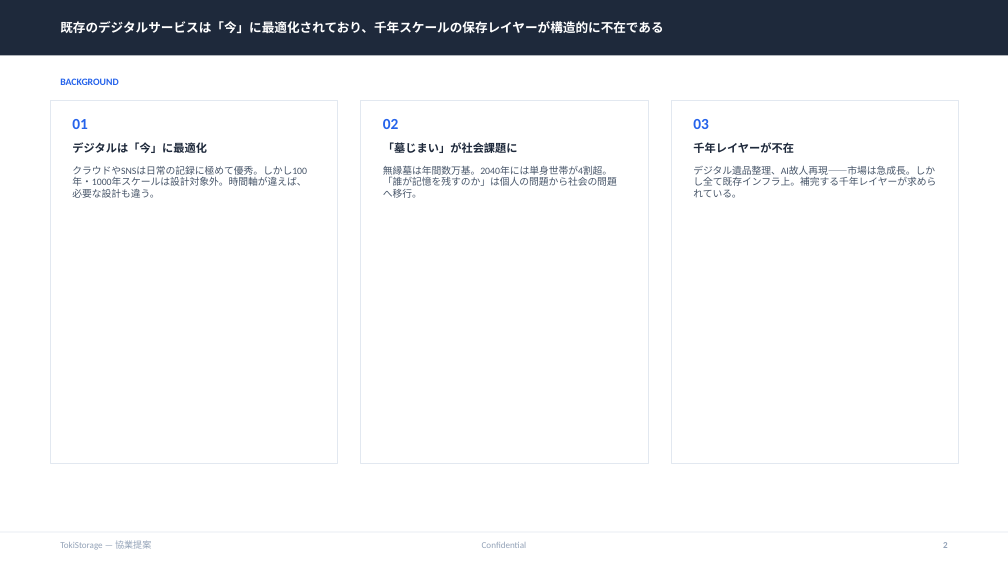
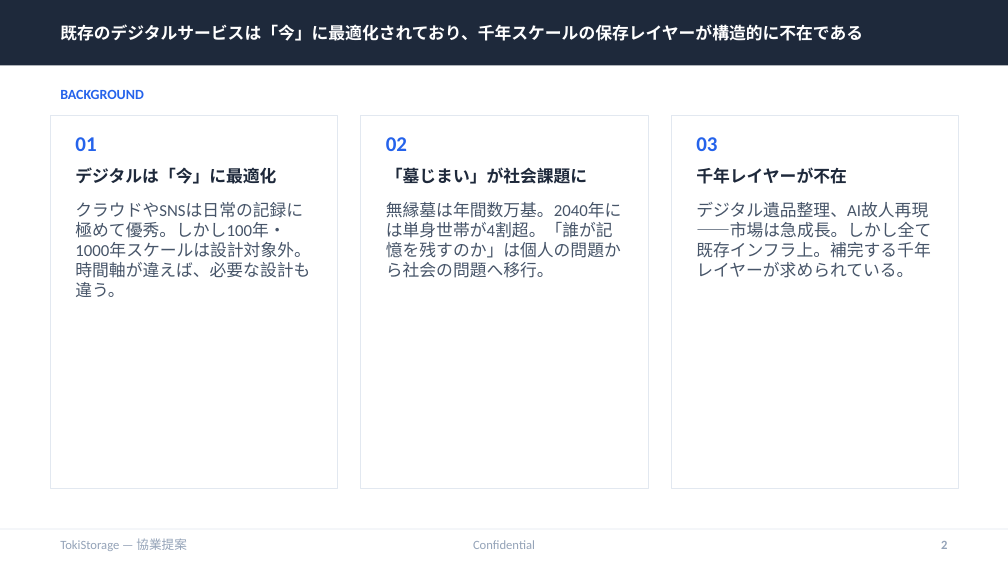
Before and after one commit to timeless-residents/pearlmemorial, a slide deck: slide 2 of toki/tokistorage-partnership-deck.pptx. Drawn at 1008x567 pixels with LibreOffice and Linux fonts; fonts in the diff are those of the drawing. Boxes give left, top, right and bottom in pixels: in the first picture for what was removed or moved away, otherwise in the second. Text is boxed around its words. In the diff, an @@ line names an element or a change of style, - is before the commit and + after.

```diff
--- a/toki/tokistorage-partnership-deck.pptx
+++ b/toki/tokistorage-partnership-deck.pptx
@@ rectangle: place and size @@
-rectangle at box(0, 0, 1008, 55)
+rectangle at box(0, 0, 1008, 66)
@@ text "既存のデジタルサービスは「今」に最適化されており、千年スケールの保存レイヤーが構造的に不在である" at box(60, 24, 863, 41): size 9 to 12 pt @@
@@ text "BACKGROUND": place and size @@
-text "BACKGROUND" at box(60, 78, 118, 85)
+text "BACKGROUND" at box(60, 90, 144, 99)
@@ text "BACKGROUND" at box(60, 90, 144, 99): size 7 to 10 pt @@
@@ rectangle: place and size @@
-rectangle at box(50, 101, 338, 464)
+rectangle at box(50, 116, 338, 489)
@@ rectangle: place and size @@
-rectangle at box(361, 101, 648, 464)
+rectangle at box(361, 116, 648, 489)
@@ rectangle: place and size @@
-rectangle at box(671, 101, 959, 464)
+rectangle at box(671, 116, 959, 489)
@@ text "01": place and size @@
-text "01" at box(72, 119, 88, 129)
+text "01" at box(75, 137, 96, 151)
@@ text "02": place and size @@
-text "02" at box(383, 119, 399, 129)
+text "02" at box(386, 137, 407, 151)
@@ size 11 to 15 pt in 3 elements at box(75, 137, 96, 151), box(386, 137, 407, 151), box(696, 137, 717, 151) @@
@@ text "03": place and size @@
-text "03" at box(693, 119, 709, 129)
+text "03" at box(696, 137, 717, 151)
@@ text "デジタルは「今」に最適化": place and size @@
-text "デジタルは「今」に最適化" at box(72, 142, 207, 153)
+text "デジタルは「今」に最適化" at box(75, 167, 276, 184)
@@ text "「墓じまい」が社会課題に": place and size @@
-text "「墓じまい」が社会課題に" at box(383, 142, 518, 153)
+text "「墓じまい」が社会課題に" at box(386, 167, 587, 184)
@@ size 8 to 12 pt in 3 elements at box(75, 167, 276, 184), box(386, 167, 587, 184), box(696, 167, 847, 184) @@
@@ text "千年レイヤーが不在": place and size @@
-text "千年レイヤーが不在" at box(693, 142, 794, 153)
+text "千年レイヤーが不在" at box(696, 167, 847, 184)
@@ text "クラウドやSNSは日常の記録に極めて優秀。しかし100年・1000年スケールは設計対象外。時間軸が違えば、必要な設計も違 ...": place and size @@
-text "クラウドやSNSは日常の記録に極めて優秀。しかし100年・1000年スケールは設計対象外。時間軸が違えば、必要な設計も違 ..." at box(72, 166, 307, 198)
+text "クラウドやSNSは日常の記録に極めて優秀。しかし100年・1000年スケールは設計対象外。時間軸が違えば、必要な設計も違 ..." at box(75, 202, 310, 297)
@@ text "無縁墓は年間数万基。2040年には単身世帯が4割超。「誰が記憶を残すのか」は個人の問題から社会の問題へ移行。": place and size @@
-text "無縁墓は年間数万基。2040年には単身世帯が4割超。「誰が記憶を残すのか」は個人の問題から社会の問題へ移行。" at box(383, 166, 617, 198)
+text "無縁墓は年間数万基。2040年には単身世帯が4割超。「誰が記憶を残すのか」は個人の問題から社会の問題へ移行。" at box(386, 202, 622, 278)
@@ size 7 to 12 pt in 3 elements at box(75, 202, 310, 297), box(386, 202, 622, 278), box(696, 202, 931, 278) @@
@@ text "デジタル遺品整理、AI故人再現——市場は急成長。しかし全て既存インフラ上。補完する千年レイヤーが求められている。": place and size @@
-text "デジタル遺品整理、AI故人再現——市場は急成長。しかし全て既存インフラ上。補完する千年レイヤーが求められている。" at box(693, 166, 936, 198)
+text "デジタル遺品整理、AI故人再現——市場は急成長。しかし全て既存インフラ上。補完する千年レイヤーが求められている。" at box(696, 202, 931, 278)
@@ size 6.5 to 9 pt in 3 elements at box(60, 538, 186, 551), box(473, 540, 535, 549), box(941, 541, 947, 549) @@
```
Also in this commit, not shown: 8 other slides changed, 4 other files.
